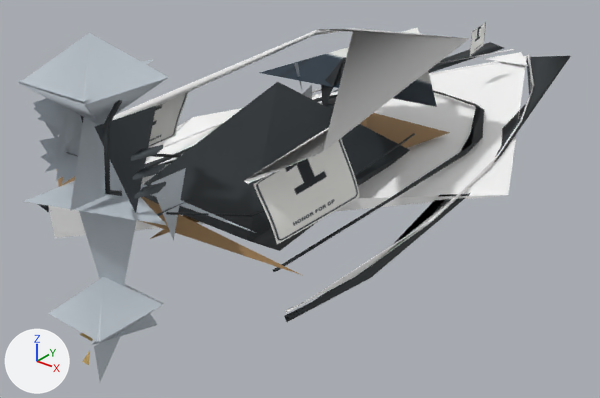
Renders of the glTF model hfgp3d/mobile/boat_lod2.glb from each side of a commit.
Camera for both pictures: a 50 mm camera at (1.98, -2.31, 1.53) aimed at (-0.15, 0.35, -0.12). The lights are fixed; the arrows at lower left show +X, +Y and +Z. The first picture is the older version. Where no turn or scale is listed for an object, it has been applied to the vertices. Vertices at exactly the same position are counted once.

The first picture shows 'BoatMesh', 'MotorMesh'.
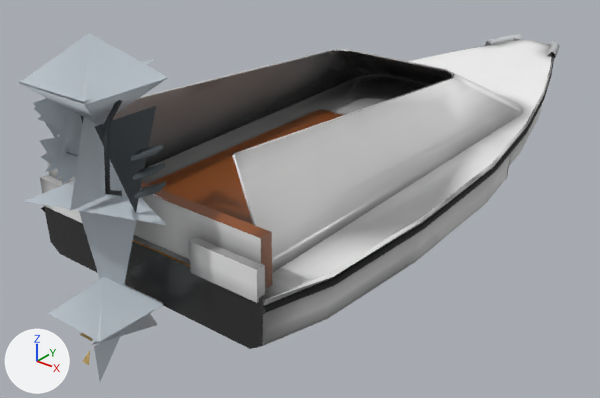
Changed parts and their boxes (x1, y1, x2, y2) in the pictures (600 x 398 px):
'BoatMesh', reshaped, moved
    before: (38, 22, 571, 322)
    after: (40, 35, 560, 349)
part 1 of me_foredeck_009, added (brown)
    after: (148, 109, 343, 225)
part 2 of me_foredeck_009, added
    after: (40, 174, 82, 223)
part 3 of me_foredeck_009, added
    after: (189, 237, 265, 303)
part 4 of me_foredeck_009, rebuilt (17% wider)
    before: (285, 54, 534, 313)
    after: (263, 58, 555, 314)
part 5 of me_foredeck_009, rebuilt (not visible afterwards)
    before: (163, 49, 514, 148)
part 6 of me_foredeck_009, rebuilt
    before: (112, 28, 470, 184)
    after: (138, 49, 455, 155)
part 7 of me_foredeck_009, rebuilt
    before: (284, 56, 571, 322)
    after: (263, 53, 554, 305)
part 8 of me_foredeck_009, rebuilt (6% wider, 68% taller)
    before: (48, 55, 527, 238)
    after: (44, 40, 553, 349)
part 9 of me_foredeck_009, rebuilt (mostly hidden afterwards)
    before: (38, 42, 504, 212)
    after: (412, 45, 487, 61)
part 10 of me_foredeck_009, added
    after: (112, 50, 523, 273)
part 11 of me_foredeck_009, added
    after: (485, 35, 522, 46)
part 12 of me_foredeck_009, added
    after: (547, 40, 560, 59)
part 13 of me_foredeck_009, deleted
    before: (57, 22, 528, 275)
part 14 of me_foredeck_009, reshaped
    before: (144, 27, 484, 272)
    after: (46, 153, 272, 289)

The change, as a list of edits to the scene's bpy script:
```text
Add mat_boatwood:
    mat_boatwood = bpy.data.materials.new('BoatWood')
    # colours: brown #9e5724
    # uses the picture img_hull_ao
Add mat_boatrubber:
    mat_boatrubber = bpy.data.materials.new('BoatRubber')
    # colours: black #191c1f
    # uses the picture img_hull_ao
Add mat_boatguard:
    mat_boatguard = bpy.data.materials.new('BoatGuard')
    # colours: white #f0f2f5
    # uses the picture img_hull_ao
Add mat_boatbottom:
    mat_boatbottom = bpy.data.materials.new('BoatBottom')
    # colours: orange #eba12b
    # uses the picture img_hull_ao
Change me_foredeck_009:
    remove me_foredeck_009.from_pydata(...)  # 585 vertices, 822 faces; spans x -0.81..0.78, y -1.3..1.87, z -0.19..0.58
    remove me_foredeck_009.materials.append(mat_boatlivery_002)
    remove me_foredeck_009.materials.append(mat_boatpaint_002)
    remove me_foredeck_009.materials.append(mat_boatdetails_002)
    remove me_foredeck_009.materials.append(mat_boatnumber_002)
    add me_foredeck_009.from_pydata(...)  # 472 vertices, 829 faces; spans x -0.66..0.66, y -0.71..2.47, z -0.05..0.54
    me_foredeck_009 part 1: a new loose piece, a box spanning x -0.299..0.299, y -0.576..0.692, z 0.168..0.19, in mat_boatwood
    me_foredeck_009 part 2: a new loose piece, a box spanning x -0.534..-0.246, y -0.711..-0.673, z 0.141..0.259, in mat_hulltrim (picture img_hull_ao)
    me_foredeck_009 part 3: a new loose piece, a box spanning x 0.246..0.534, y -0.711..-0.673, z 0.141..0.259, in mat_hulltrim (picture img_hull_ao)
    me_foredeck_009 part 4: the loose piece of 19 vertices spanning x 0.04..0.66, y -1.15..1.76, z 0.1..0.18 is rebuilt with 52 vertices and now spans x 0.09..0.66, y -0.71..2.46, z 0.11..0.17, in mat_boatrubber
    me_foredeck_009 part 5: the loose piece of 18 vertices spanning x -0.66..-0.05, y -1.15..1.78, z 0.1..0.18 is rebuilt with 51 vertices and now spans x -0.66..-0.09, y -0.71..2.46, z 0.11..0.17, in mat_boatrubber
    me_foredeck_009 part 6: the loose piece of 13 vertices spanning x -0.38..0.54, y -1.05..0.46, z 0.43..0.58 is rebuilt with 34 vertices and now spans x -0.34..0.34, y -0.58..0.88, z 0.44..0.54, in mat_hulltrim (picture img_hull_ao)
    me_foredeck_009 part 7: the loose piece of 12 vertices spanning x 0.04..0.67, y -1.15..1.87, z 0.07..0.17 is rebuilt with 43 vertices and now spans x 0.09..0.66, y -0.7..2.45, z 0.14..0.19, in mat_hulltrim (picture img_hull_ao)
    me_foredeck_009 part 8: the loose piece of 11 vertices spanning x -0.81..0.78, y -1.15..1.75, z -0.04..0.16 is rebuilt with 99 vertices and now spans x -0.65..0.65, y -0.7..2.45, z -0.05..0.2
    me_foredeck_009 part 9: the loose piece of 8 vertices spanning x -0.66..-0.13, y -1.16..1.87, z 0.07..0.17 is rebuilt with 42 vertices and now spans x -0.66..-0.09, y -0.7..2.45, z 0.14..0.19, in mat_hulltrim (picture img_hull_ao)
    me_foredeck_009 part 10: a new loose piece of 83 vertices spanning x -0.47..0.47, y -0.58..1.38, z 0.16..0.54, in mat_hullmain (picture img_hull_ao)
    me_foredeck_009 part 11: a new loose piece of 18 vertices spanning x -0.22..-0.08, y 2.2..2.47, z 0.17..0.22, in mat_boatguard
    me_foredeck_009 part 12: a new loose piece of 18 vertices spanning x 0.08..0.22, y 2.2..2.47, z 0.17..0.22, in mat_boatguard
    me_foredeck_009 part 13: 40 loose pieces with 446 vertices, spanning x -0.58..0.63, y -1.24..1.75, z -0.15..0.52, are deleted
    me_foredeck_009 part 14
    58 vertices are removed from x -0.49..0.48, y -1.3..0.86, z -0.19..0.55
    95 faces are deleted
    8 vertices are added at x -0.52..0.52, y -0.68..-0.63, z 0.16..0.35
    10 new faces join them, mat_boatwood
    2 new faces join them, mat_hulltrim (picture img_hull_ao)
    add me_foredeck_009.materials.append(mat_boatwood)
    add me_foredeck_009.materials.append(mat_hulltrim)  # picture img_hull_ao
    add me_foredeck_009.materials.append(mat_hullmain)  # picture img_hull_ao
    add me_foredeck_009.materials.append(mat_boatrubber)
    add me_foredeck_009.materials.append(mat_boatbottom)
    add me_foredeck_009.materials.append(mat_hullside)  # picture img_hull_ao
    add me_foredeck_009.materials.append(mat_boatguard)
Change ob_boatmesh:
    ob_boatmesh.location: (0.0, 0.498, 0.0) -> (0.0, 0.0, 0.0)
```
